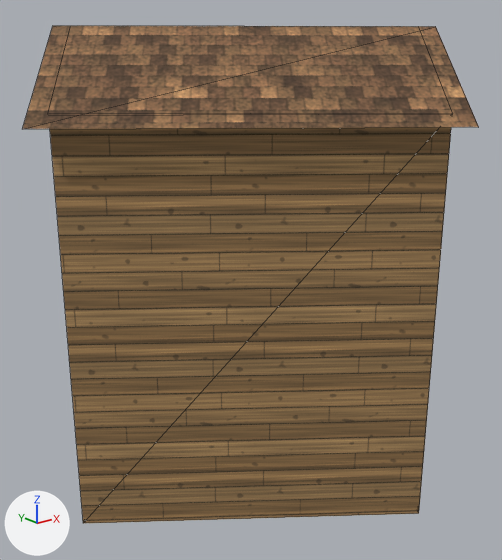
Renders of the glTF model world/bridgehollow/export/models/buildings/bld_house_017.glb from each side of a commit.
Both versions are drawn from a 50 mm lens placed at (-7.97, -10.09, 7.8), pointed at (-0.01, -0.14, 3.82). Arrows for +X, +Y and +Z are at lower left; the lights stay in place. The picture after the commit comes second. Mesh edges are drawn as thin lines. Vertices at exactly the same position are counted once.

Names of what the first picture shows: 'bld_house_017'.
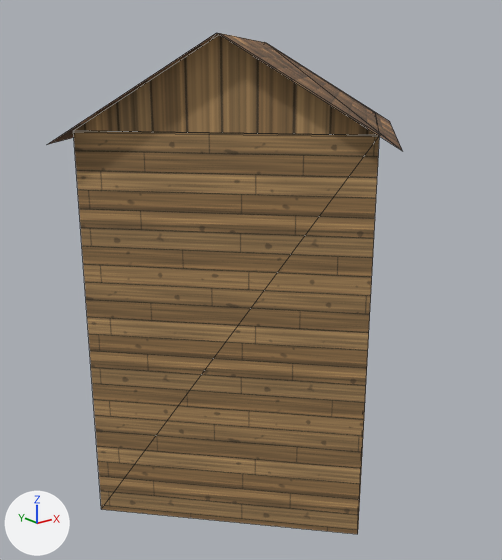
Changed parts and their boxes (x1, y1, x2, y2) in the pictures (502 x 560 px):
'bld_house_017', reshaped (22% narrower): before (22, 26, 479, 524); after (49, 33, 403, 534)

What the commit changed:
me_bld_house_017 is used by ob_bld_house_017; location (0.0, 0.0, 0.0).
Before the commit, vertices of me_bld_house_017: 5 (-1.14, 3.57, 7.07), 10 (-1.14, 3.57, 7.05), 15 (-1.14, 3.57, 7.07).
me_bld_house_017 had 24 vertices, 16 faces and spanned x -4.17..4.17, y -3.99..3.99, z 0.0..8.4.
me_bld_house_017 now has 24 vertices, 16 faces and spans x -3.72..3.72, y -3.72..3.72, z 0.0..8.19.
Part 1, on me_bld_house_017:
Vertices 5, 10, 15 of me_bld_house_017 move by (4.44, -3.7, -0.27).
Vertex 0 of me_bld_house_017 moves from (1.14, -3.56, 0.0) at pixel (418, 513) to (-3.29, 0.14, 0.0) at pixel (101, 509).
Vertex 1 of me_bld_house_017 moves from (3.73, 0.0, 0.0) to (-0.15, -3.28, 0.0) at pixel (357, 534).
Vertex 2 of me_bld_house_017 moves from (3.73, 0.0, 7.07) to (-0.15, -3.28, 6.8) at pixel (379, 135).
Vertex 3 of me_bld_house_017 moves from (1.14, -3.56, 7.07) at pixel (452, 113) to (-3.29, 0.14, 6.8) at pixel (73, 130).
Vertex 4 of me_bld_house_017 moves from (-1.14, 3.57, 0.0) to (3.29, -0.14, 0.0).
Vertex 6 of me_bld_house_017 moves from (-3.74, -0.03, 0.0) at pixel (83, 523) to (0.12, 3.28, 0.0).
Vertex 7 of me_bld_house_017 moves from (-3.74, -0.03, 7.07) at pixel (48, 114) to (0.12, 3.28, 6.8).
Vertex 8 of me_bld_house_017 moves from (1.14, -3.56, 7.05) at pixel (452, 114) to (-3.29, 0.14, 6.78) at pixel (73, 132).
Vertex 9 of me_bld_house_017 moves from (3.73, 0.0, 7.05) to (-0.15, -3.28, 6.78) at pixel (379, 136).
Vertex 11 of me_bld_house_017 moves from (-3.74, -0.03, 7.05) at pixel (48, 115) to (0.12, 3.28, 6.78).
Vertex 12 of me_bld_house_017 moves from (1.14, -3.57, 7.07) at pixel (452, 113) to (-3.29, 0.14, 6.8) at pixel (73, 130).
Vertex 13 of me_bld_house_017 moves from (3.75, 0.02, 7.07) to (-0.14, -3.29, 6.8) at pixel (380, 135).
Vertex 14 of me_bld_house_017 moves from (2.45, -1.77, 8.4) at pixel (418, 26) to (-1.72, -1.58, 8.19) at pixel (220, 33).
Vertex 16 of me_bld_house_017 moves from (-3.75, -0.02, 7.07) at pixel (47, 114) to (0.14, 3.29, 6.8).
Vertex 17 of me_bld_house_017 moves from (-2.45, 1.77, 8.4) at pixel (70, 25) to (1.72, 1.58, 8.19) at pixel (264, 42).
Vertex 18 of me_bld_house_017 moves from (-4.17, -0.09, 6.89) at pixel (22, 129) to (0.16, 3.72, 6.61).
Vertex 19 of me_bld_house_017 moves from (1.21, -3.99, 6.89) at pixel (478, 127) to (-3.72, 0.16, 6.61).
Vertex 20 of me_bld_house_017 moves from (2.69, -1.95, 8.4) at pixel (435, 26) to (-1.94, -1.78, 8.19) at pixel (216, 32).
Vertex 21 of me_bld_house_017 moves from (-2.69, 1.95, 8.4) at pixel (52, 25) to (1.94, 1.78, 8.19) at pixel (266, 42).
Vertex 22 of me_bld_house_017 moves from (4.17, 0.09, 6.89) to (-0.16, -3.72, 6.61) at pixel (402, 151).
Vertex 23 of me_bld_house_017 moves from (-1.21, 3.99, 6.89) to (3.72, -0.16, 6.61) at pixel (389, 121).
